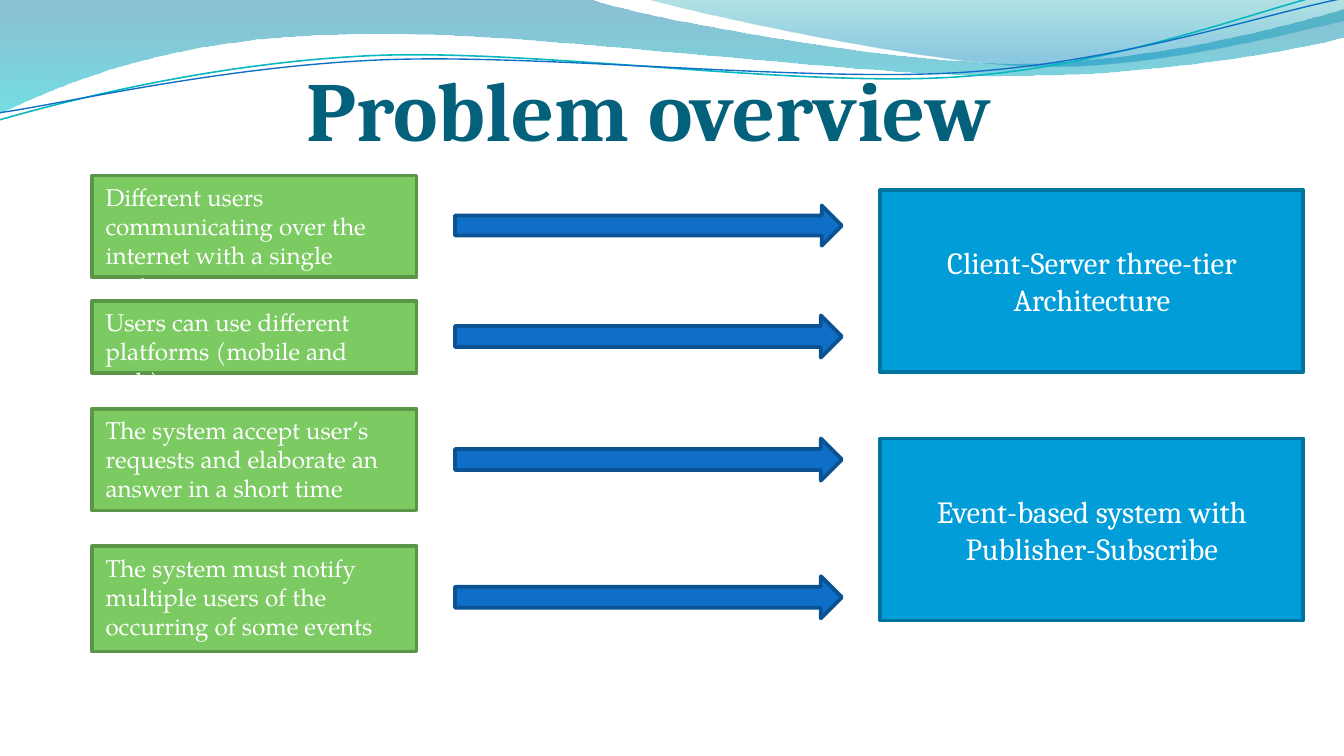
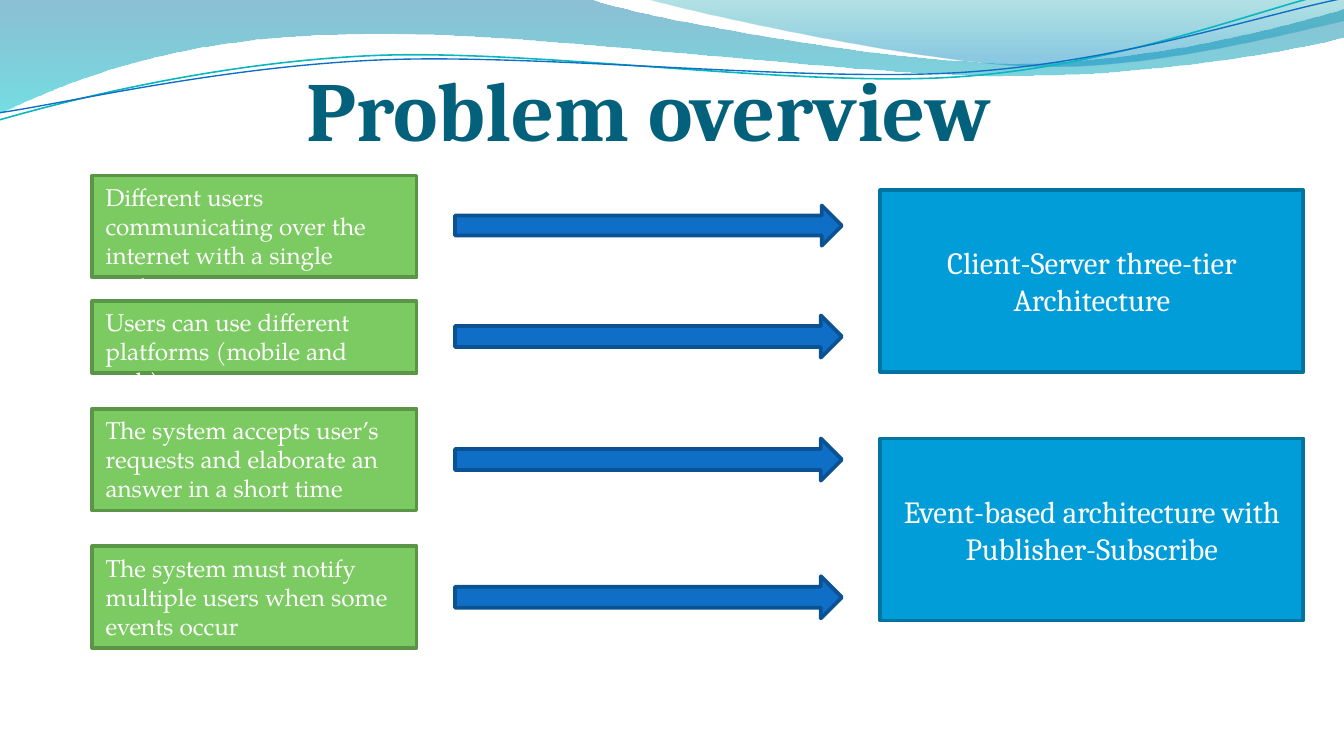
Before and after one commit to MarcoRomani/myTaxyService-SE2-PozziRomani, a slide deck: slide 2 of OtherStuff/DD final presentation 16_9.pptx. Drawn at 1344x756 pixels with LibreOffice and Linux fonts; fonts in the diff are those of the drawing; background and template pictures are left out. Boxes give left, top, right and bottom in pixels: in the first picture for what was removed or moved away, otherwise in the second. Text is boxed around its words. In the diff, an @@ line names an element or a change of style, - is before the commit and + after.

```diff
--- a/OtherStuff/DD final presentation 16_9.pptx
+++ b/OtherStuff/DD final presentation 16_9.pptx
@@ text in rectangle at <box>106,421,378,498</box>: text changed @@
-The system accept user’s requests and elaborate an answer in a short time
+The system accepts user’s requests and elaborate an answer in a short time
@@ text in rectangle at <box>904,501,1280,561</box>: text changed @@
-Event-based system with Publisher-Subscribe
+Event-based architecture with Publisher-Subscribe
@@ text in rectangle at <box>106,559,388,636</box>: text changed @@
-The system must notify multiple users of the occurring of some events
+The system must notify multiple users when some events occur
```
Also in this commit, not shown: 2 other slides changed.
